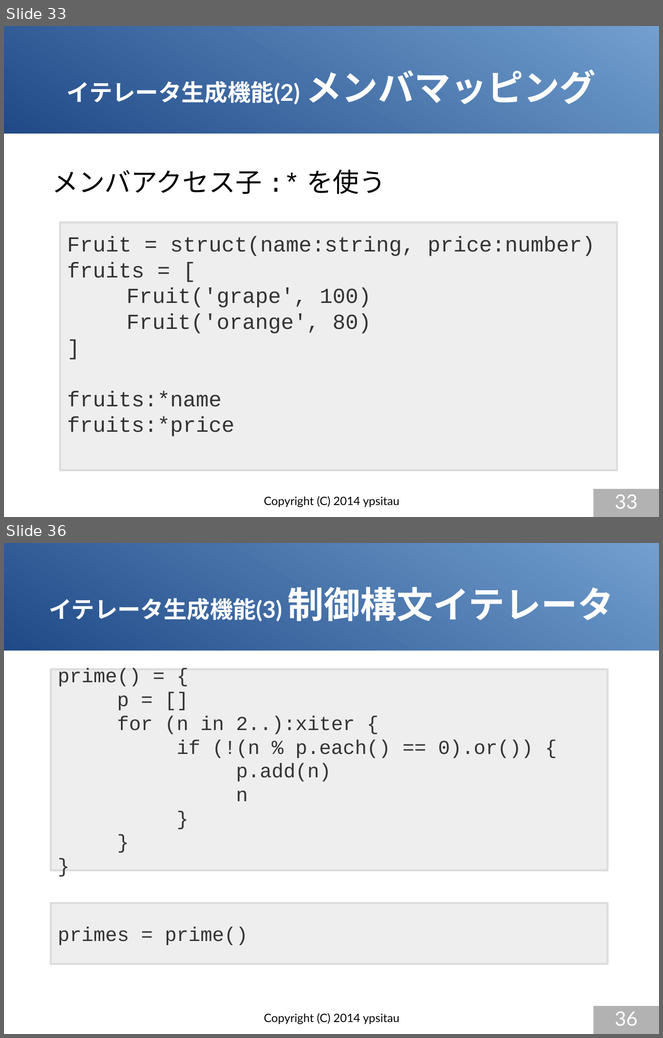
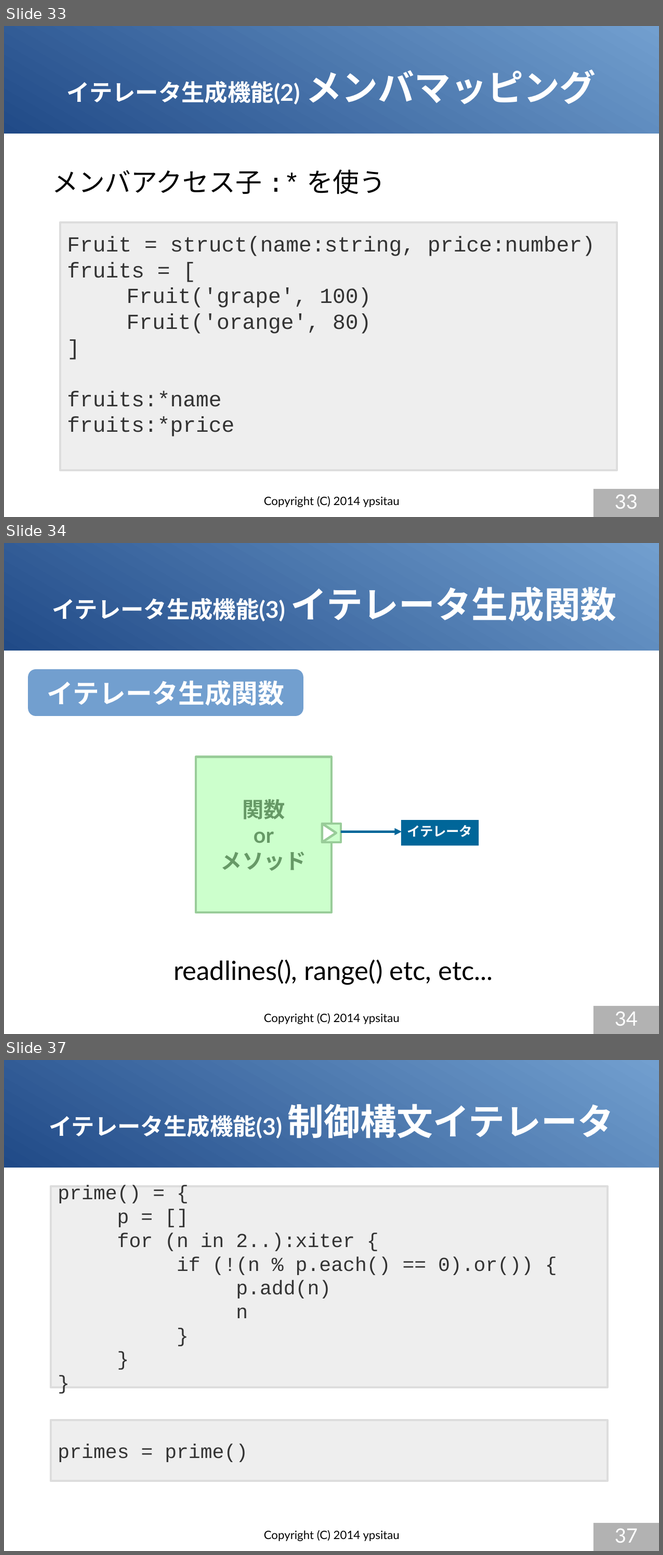
Before and after one commit to gura-lang/gura-doc, a slide deck: presentation/gura-introduction.odp. Shown one above the other, each under a label of ours: slides 33 and 36 before the commit, slides 33, 34 and 37 after it; the slides between them are not shown. The pictures are 663x1038 and 663x1555 pixels, drawn with LibreOffice and Linux fonts; fonts in the diff are those of the drawing. Boxes give left, top, right and bottom in pixels: in the first picture for what was removed or moved away, otherwise in the second. Text is boxed around its words. In the diff, an @@ line names an element or a change of style, - is before the commit and + after.

```diff
--- a/presentation/gura-introduction.odp
+++ b/presentation/gura-introduction.odp
@@ slide 34 added at <box>4,543,659,1034</box>, background #FFFFFF; not listed: 1 template element that a slide beside it also shows @@
@@ title added at <box>52,587,617,622</box>, 28 pt, text #FFFFFF, bold @@
+イテレータ生成機能(3) イテレータ生成関数
@@ rounded rectangle added at <box>28,670,304,717</box>, fill #729FCF, 32 pt, text #FFFFFF, bold @@
+イテレータ生成関数
@@ rectangle added at <box>196,757,332,913</box>, fill #CCFFCC, outline #99CC99 2.83 pt, 26 pt, text #669966, bold @@
+関数
+or
+メソッド
@@ rectangle added at <box>401,820,479,846</box>, fill #006699, 16 pt, text #FFFFFF, bold @@
+イテレータ
@@ triangle added at <box>322,824,336,843</box>, fill #FFFFFF, outline #99CC99 2.83 pt @@
@@ rectangle added at <box>322,824,340,842</box>, fill #CCFFCC, outline #99CC99 2.83 pt @@
@@ arrow added from (341, 832) to (402, 832), #006699 2.83 pt @@
@@ text added at <box>174,960,493,985</box>, 32 pt, text #000000 @@
+readlines(), range() etc, etc...
@@ page number added at <box>594,1007,659,1034</box>, fill #B2B2B2, 24 pt, text #FFFFFF @@
+34
@@ text added at <box>264,1014,400,1025</box>, 14 pt, text #000000 @@
+Copyright (C) 2014 ypsitau
@@ what was slide 36 is now slide 37 @@
@@ page number at <box>615,1529,638,1543</box>: text changed @@
-36
+37
```
Also in this commit, not shown: 7 slides changed.
